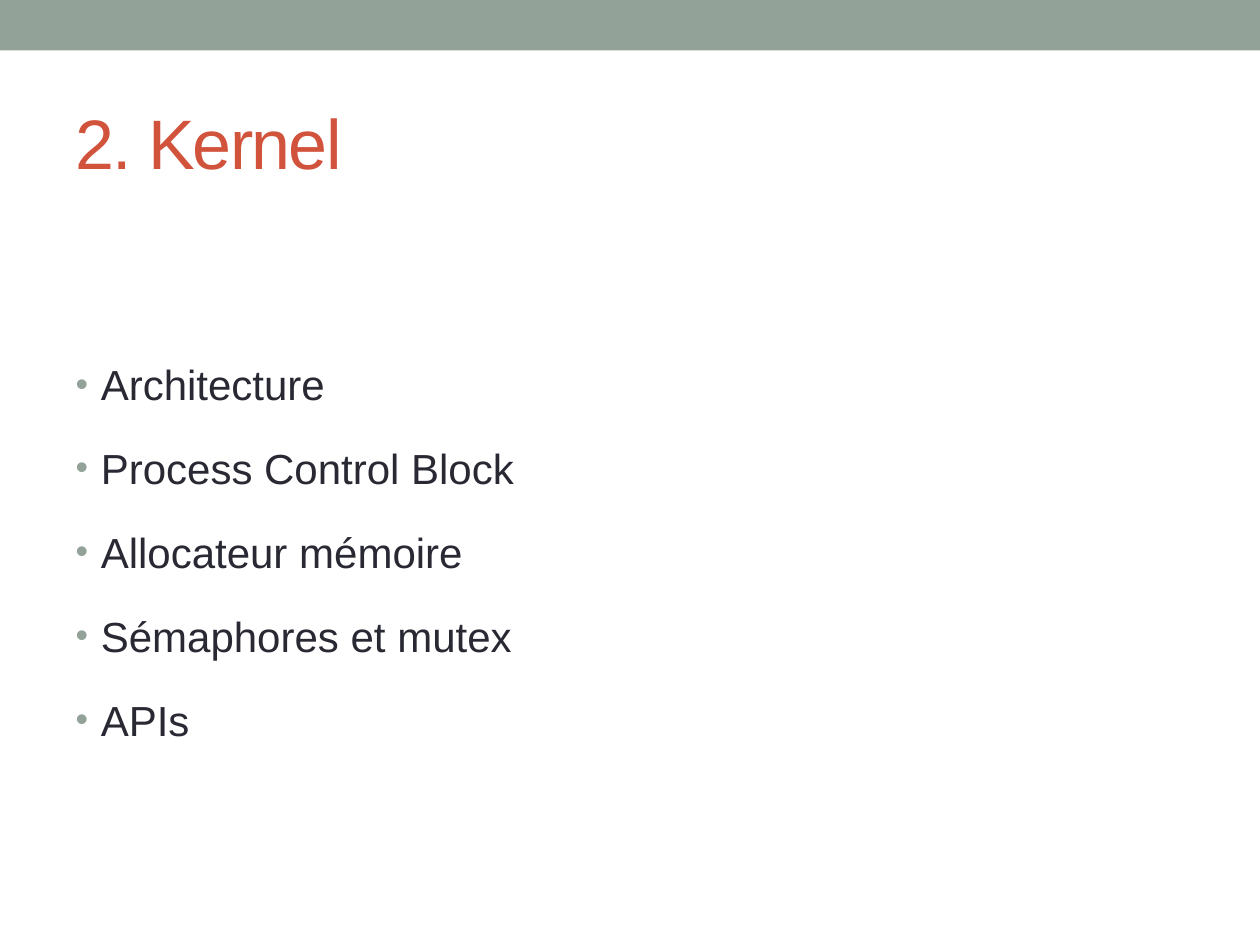
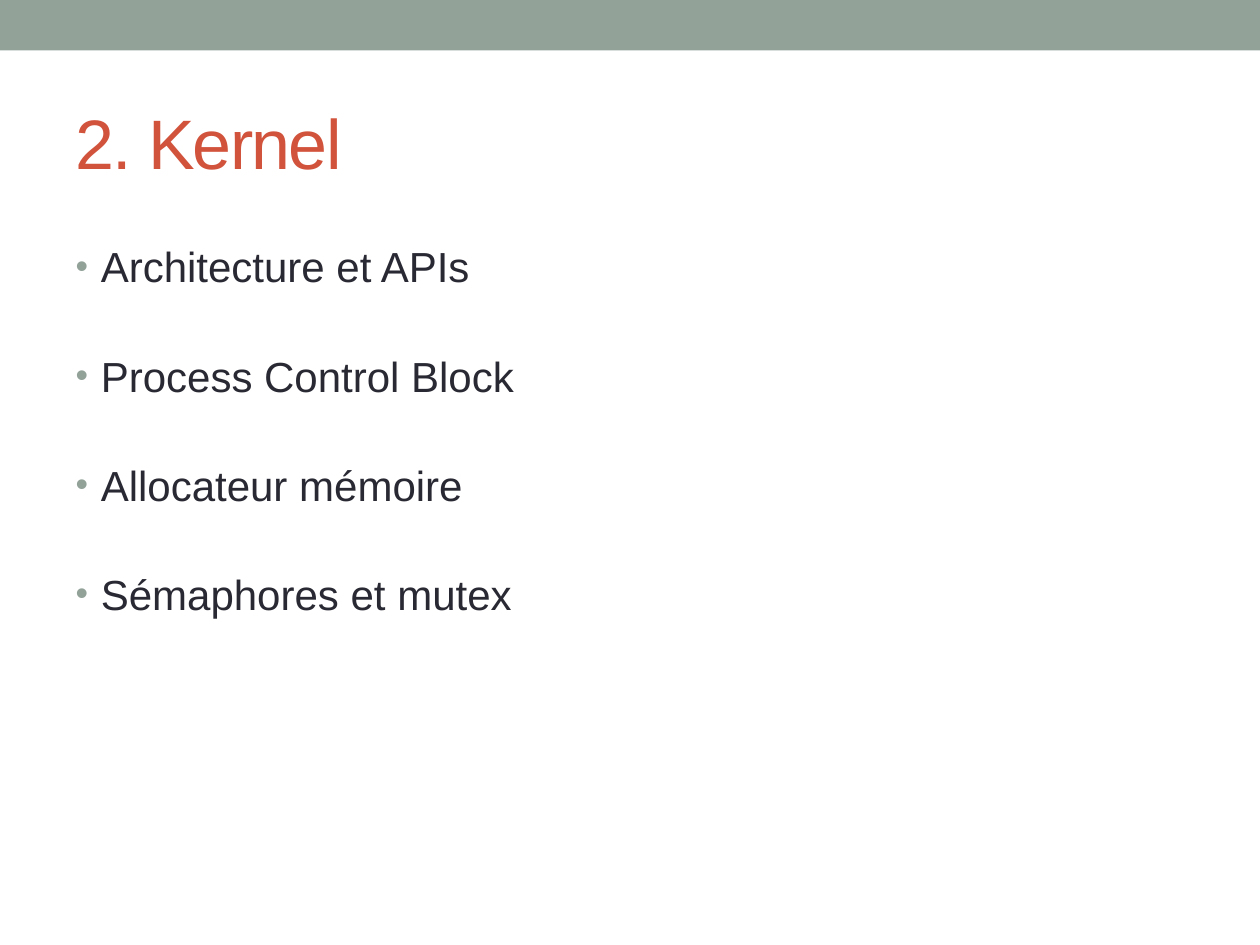
Before and after one commit to INSA-4IF-H4404-2013-2014/RaspiKernel, a slide deck: slide 6 of ppt/presentation.pptx. Drawn at 1260x945 pixels with LibreOffice and Linux fonts; fonts in the diff are those of the drawing. Boxes give left, top, right and bottom in pixels: in the first picture for what was removed or moved away, otherwise in the second. Text is boxed around its words. In the diff, an @@ line names an element or a change of style, - is before the commit and + after.

```diff
--- a/ppt/presentation.pptx
+++ b/ppt/presentation.pptx
@@ text at [101, 251, 470, 283]: text changed @@
-• Architecture
+• Architecture et APIs
@@ text at [101, 361, 514, 618]: line spacing 1.5 to 2 @@
@@ text at [101, 707, 190, 737]: paragraph removed @@
-• APIs
```
Also in this commit, not shown: 4 other slides changed.
